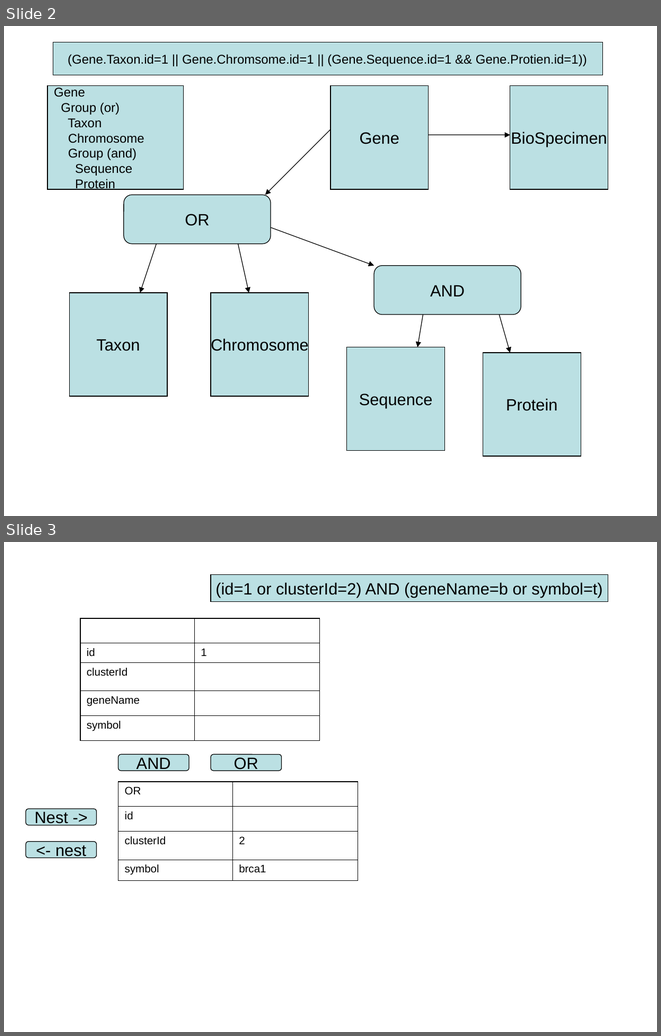
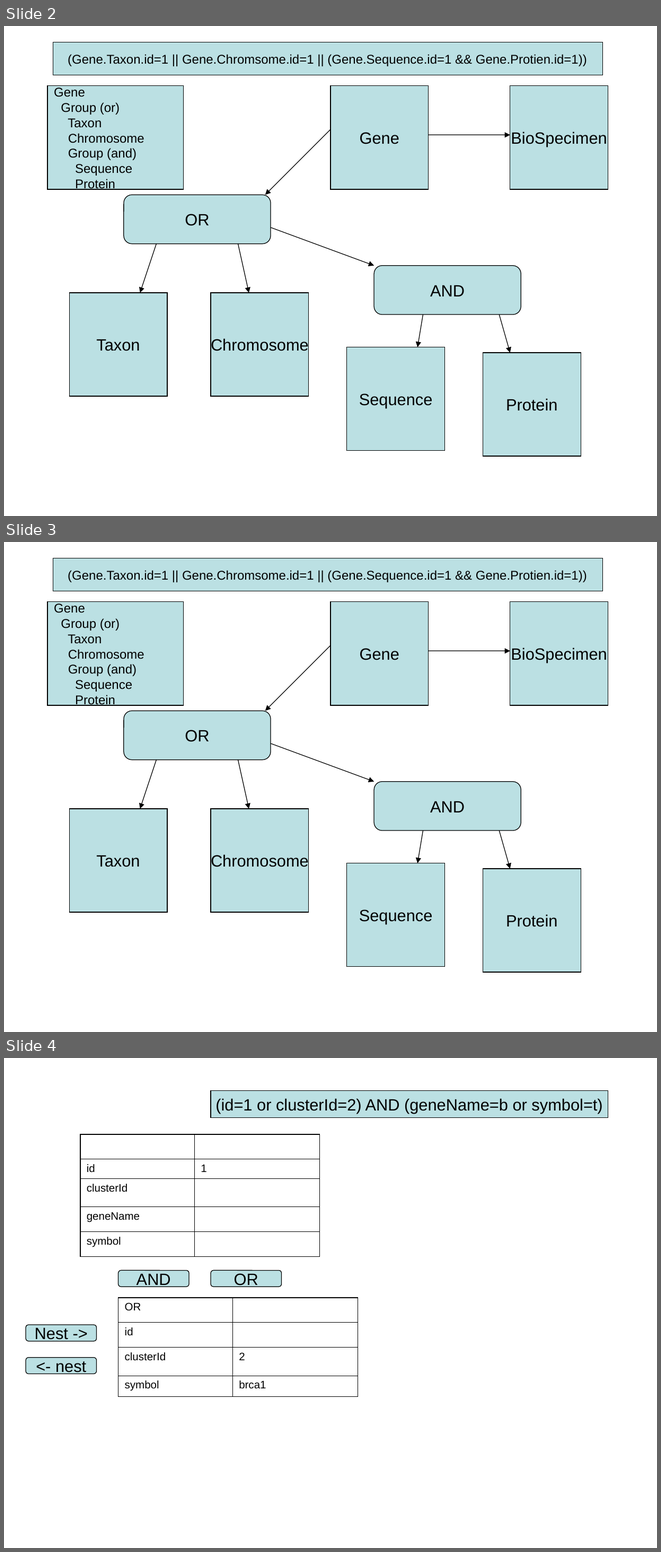
Before and after one commit to NCIP/catrip, a slide deck: catrip/documentation/gui/GUI_Group_Building.ppt. Shown one above the other, each under a label of ours: slides 2 and 3 before the commit, slides 2, 3 and 4 after it. The pictures are 661x1036 and 661x1552 pixels, drawn with LibreOffice and Linux fonts; fonts in the diff are those of the drawing. Boxes give left, top, right and bottom in pixels: in the first picture for what was removed or moved away, otherwise in the second. Text is boxed around its words. In the diff, an @@ line names an element or a change of style, - is before the commit and + after.

Commit message:
testing beta branch.
SVN-Revision: 1224

```diff
--- a/catrip/documentation/gui/GUI_Group_Building.ppt
+++ b/catrip/documentation/gui/GUI_Group_Building.ppt
@@ slide 3 added at bbox=[4, 542, 657, 1032], background #FFFFFF @@
@@ rectangle added at bbox=[53, 558, 603, 591], fill #BBE0E3, outline #000000 0.74 pt, 14 pt, text #000000 @@
+(Gene.Taxon.id=1 || Gene.Chromsome.id=1 || (Gene.Sequence.id=1 && Gene.Protien.id=1))
@@ rectangle added at bbox=[48, 602, 184, 705], fill #BBE0E3, outline #000000 0.74 pt, 14 pt, text #000000 @@
+Gene
+Group (or)
+Taxon
+Chromosome
+Group (and)
+Sequence
+Protein
@@ rectangle added at bbox=[330, 602, 429, 705], fill #BBE0E3, outline #000000 0.74 pt, 18 pt, text #000000 @@
+Gene
@@ rectangle added at bbox=[510, 602, 608, 705], fill #BBE0E3, outline #000000 0.74 pt, 18 pt, text #000000 @@
+BioSpecimen
@@ arrow added from (330, 645) to (265, 711), #000000 0.74 pt @@
@@ arrow added from (429, 651) to (510, 651), #000000 0.74 pt @@
@@ rounded rectangle added at bbox=[123, 711, 271, 759], fill #BBE0E3, outline #000000 0.74 pt, 18 pt, text #000000 @@
+OR
@@ arrow added from (271, 743) to (374, 782), #000000 0.74 pt @@
@@ arrow added from (156, 759) to (140, 809), #000000 0.74 pt @@
@@ arrow added from (238, 759) to (249, 809), #000000 0.74 pt @@
@@ rounded rectangle added at bbox=[374, 782, 521, 831], fill #BBE0E3, outline #000000 0.74 pt, 18 pt, text #000000 @@
+AND
@@ rectangle added at bbox=[69, 809, 167, 911], fill #BBE0E3, outline #000000 0.74 pt, 18 pt, text #000000 @@
+Taxon
@@ rectangle added at bbox=[211, 809, 309, 911], fill #BBE0E3, outline #000000 0.74 pt, 18 pt, text #000000 @@
+Chromosome
@@ arrow added from (423, 831) to (417, 863), #000000 0.74 pt @@
@@ arrow added from (499, 831) to (510, 868), #000000 0.74 pt @@
@@ rectangle added at bbox=[347, 863, 445, 967], fill #BBE0E3, outline #000000 0.74 pt, 18 pt, text #000000 @@
+Sequence
@@ rectangle added at bbox=[483, 868, 581, 972], fill #BBE0E3, outline #000000 0.74 pt, 18 pt, text #000000 @@
+Protein
@@ what was slide 3 is now slide 4 @@
```
